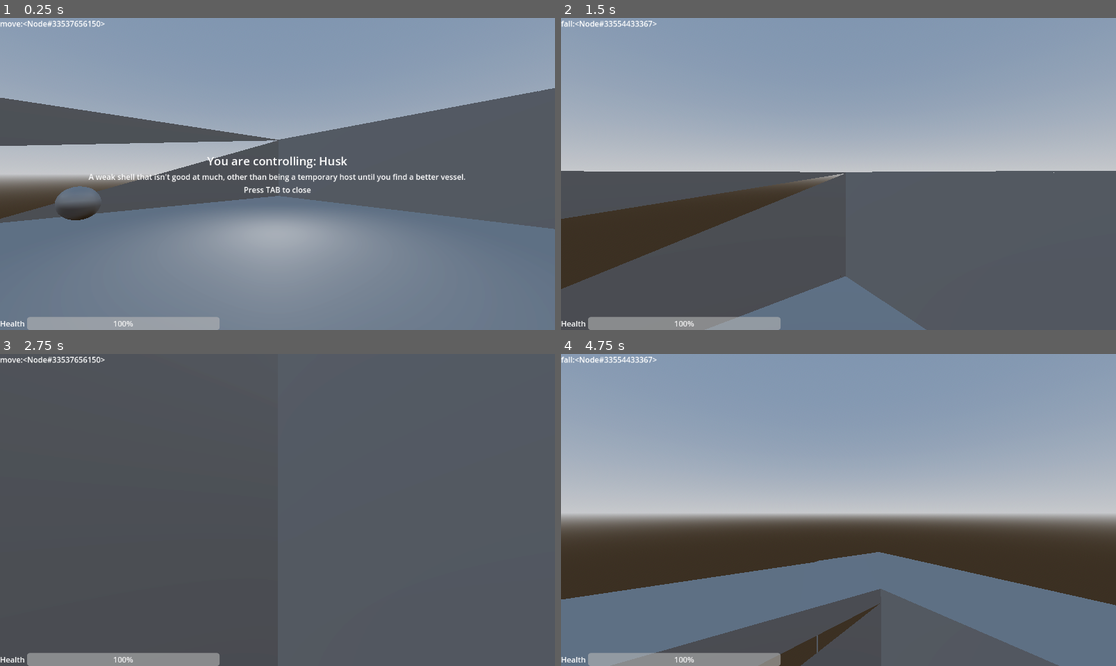
Above: before the commit, frames 1-4 (two rows, left to right).
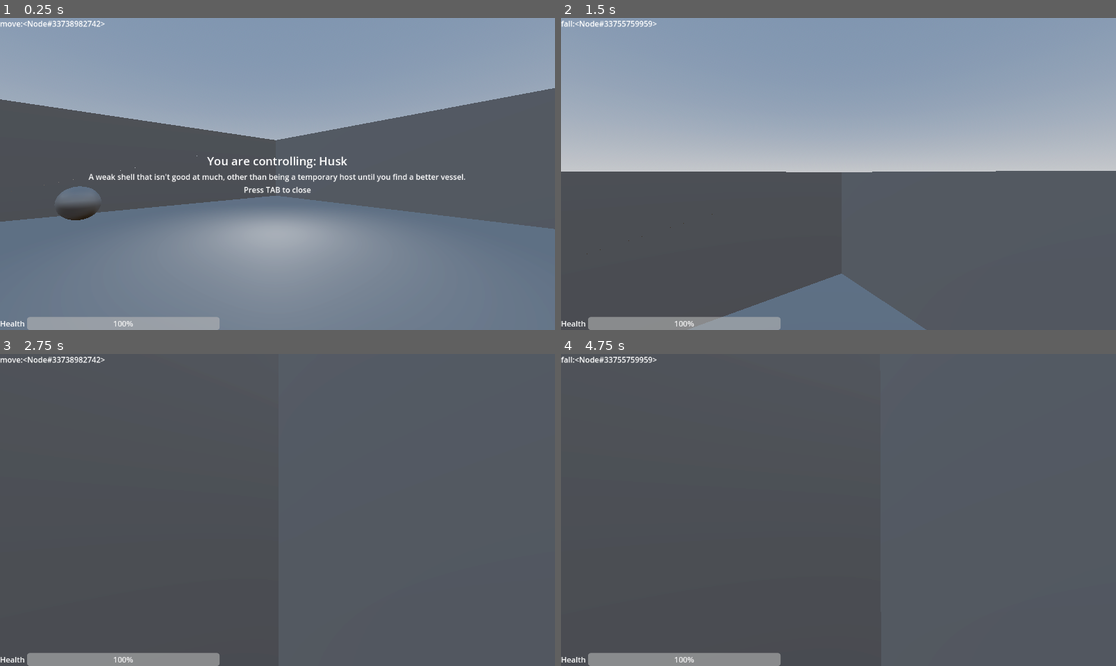
Above: after the commit, the same moments.

Repository: city-high-rider/soulswap
Game: Godot game, scene res://test_level.tscn
The game is run twice, just before and just after one commit, with the same random seed, the same clock (stepped at 60 frames per second) and the same inputs.
Inputs (mouse positions are in pixels of both pictures, inside the frame that each line leads up to):
- Up to frame 1 (0.25 s): no input
- Up to frame 2 (1.5 s): move the mouse to (866, 174) at 0.52 s; hold W (forward) from 0.53 s (still down); tap F (possess) at 0.6 s; tap Space (jump) at 0.77 s; move the mouse to (810, 174) at 1.27 s; tap Tab (toggle_info) at 1.35 s
- Up to frame 3 (2.75 s): keep holding W (forward); tap Space (jump) at 1.52 s; move the mouse to (288, 503) at 2.02 s; tap F (possess) at 2.1 s
- Up to frame 4 (4.75 s): keep holding W (forward); tap Enter at 2.75 s; move the mouse to (832, 516) at 2.77 s; tap Tab (toggle_info) at 2.85, 4.35 s; tap Space (jump) at 3.02, 3.77, 4.52 s; move the mouse to (877, 513) at 3.52 s; tap F (possess) at 3.6 s; move the mouse to (794, 506) at 4.27 s

The runs differ from the first frame. In frame 1, 5.7% of the frame differs, in the area x 0-98%, y 0-66%; in frame 2, 6.1%; in frame 3, less than 0.1%; in frame 4, 89%, in the area x 0-100%, y 0-100%.

Commit message:
make AI without target not crash

Diff:
--- a/ghosts/Pursue.gd
+++ b/ghosts/Pursue.gd
@@ -8,18 +8,27 @@
 @export var target : Shell
 
 func handle_physics(delta: float) -> void:
-	var next_location : Vector3 = nav_agent.get_next_path_position()
-	# that function gives us a path position in global space, but we need it in local space.
-	var next_velocity : Vector3 = user.to_local(next_location)
-	user.input_direction = Vector2(next_velocity.x, -next_velocity.z).normalized()
+	if target:
+		var next_location : Vector3 = nav_agent.get_next_path_position()
+		user.input_direction = input_move_towards(next_location)
+		# Let's look at the player while we're at it.
+		look_towards(target.global_transform.origin, delta)
+	else:
+		user.input_direction = Vector2.ZERO
+		user.mouse_direction = Vector2.ZERO
 
-	# Let's look at the player while we're at it.
-	look_towards(target.global_transform.origin, delta)
 
 func _on_target_update_timer_timeout():
+	if !target:
+		return
 	nav_agent.set_target_position(target.global_transform.origin)
 
 func look_towards(pos: Vector3, delta: float) -> void:
 	var local_pos : Vector3 = user.to_local(pos)
 	var y_angle : float = Vector3.FORWARD.angle_to(local_pos * Vector3(1, 0, 1)) * sign(local_pos.x)
 	user.mouse_direction = Vector2(sign(y_angle) * min(delta * rad_to_deg(TAU), abs(rad_to_deg(y_angle))),0)
+
+func input_move_towards(destination: Vector3) -> Vector2:
+	# that function gives us a path position in global space, but we need it in local space.
+	var next_velocity : Vector3 = user.to_local(destination)
+	return Vector2(next_velocity.x, -next_velocity.z).normalized()
--- a/test_level.tscn
+++ b/test_level.tscn
@@ -70,7 +70,7 @@
 size = Vector3(2, 2.72386, 0.458561)
 
 [node name="wall3" type="CSGBox3D" parent="NavigationRegion3D/CSGCombiner3D"]
-transform = Transform3D(-4.37114e-08, 0, -1, 0, 1, 0, 1, 0, -4.37114e-08, -7, 2.17844, 9.7473)
+transform = Transform3D(-4.37114e-08, 0, -1, 0, 1, 0, 1, 0, -4.37114e-08, -7.26658, 2.17844, 9.7473)
 size = Vector3(32.6723, 4.09761, 0.458561)
 
 [node name="wall4" type="CSGBox3D" parent="NavigationRegion3D/CSGCombiner3D"]
@@ -114,9 +114,6 @@
 
 [node name="RollerGhost" parent="Roller" instance=ExtResource("2_cw06x")]
 
-[node name="Pursue" parent="Roller/RollerGhost/StateMachine" index="0" node_paths=PackedStringArray("target")]
-target = NodePath("../../../../Husk")
-
 [node name="PopupArea" parent="." instance=ExtResource("5_rnba8")]
 transform = Transform3D(1, 0, 0, 0, 1, 0, 0, 0, 1, 0, 0.730784, 2.29698)
 message = "Press F to possess an enemy that you're looking at."
